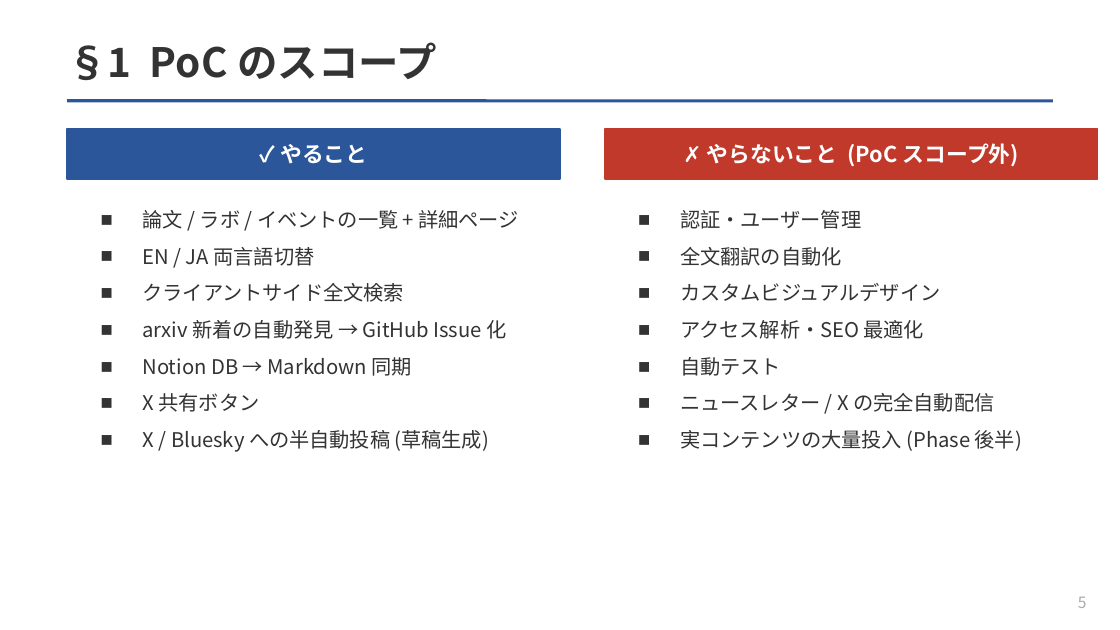
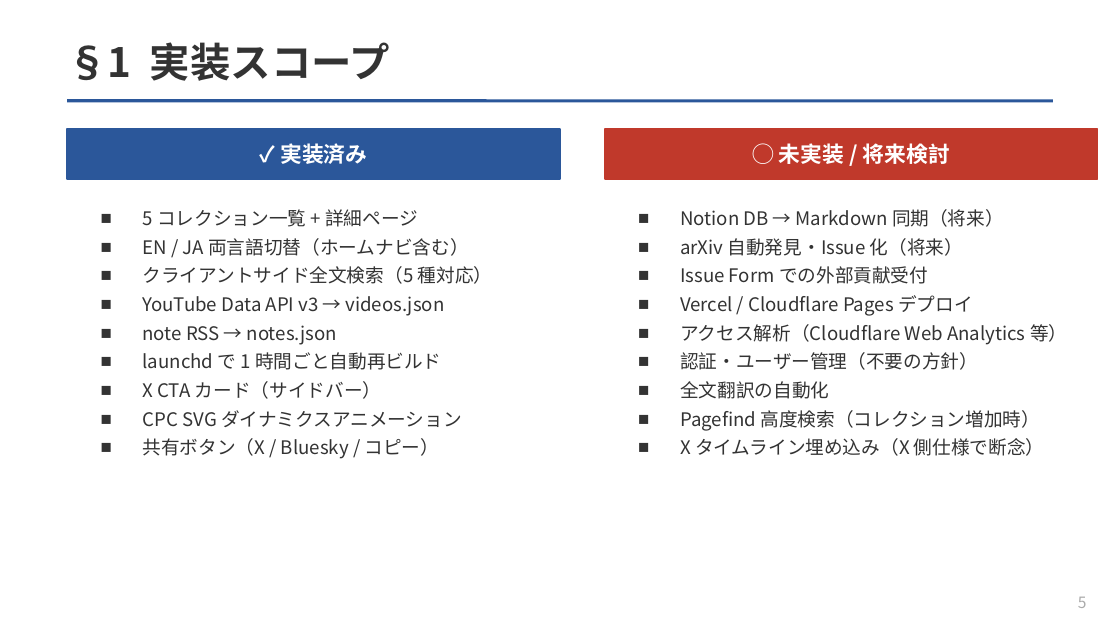
Before and after one commit to Taiyou/cpc-hub, a slide deck: slide 5 of slides/CPC-Hub-構成設計.pptx. Drawn at 1120x630 pixels with LibreOffice and Linux fonts; fonts in the diff are those of the drawing. Boxes give left, top, right and bottom in pixels: in the first picture for what was removed or moved away, otherwise in the second. Text is boxed around its words. In the diff, an @@ line names an element or a change of style, - is before the commit and + after.

```diff
--- a/slides/CPC-Hub-構成設計.pptx
+++ b/slides/CPC-Hub-構成設計.pptx
@@ text at <box>67,42,390,81</box>: text changed @@
-§1 PoC のスコープ
+§1 実装スコープ
@@ text at <box>280,143,367,164</box>: text changed @@
-✓ やること
+✓ 実装済み
@@ text at <box>779,143,950,164</box>: text changed @@
-✗ やらないこと (PoC スコープ外)
+◯ 未実装 / 将来検討
@@ text at <box>143,209,493,459</box>: text changed; size 13 to 12 pt @@
-■ 論文 / ラボ / イベントの一覧 + 詳細ページ
-■ EN / JA 両言語切替
-■ クライアントサイド全文検索
-■ arxiv 新着の自動発見 → GitHub Issue 化
-■ Notion DB → Markdown 同期
-■ X 共有ボタン
-■ X / Bluesky への半自動投稿 (草稿生成)
+■ 5 コレクション一覧 + 詳細ページ
+■ EN / JA 両言語切替（ホームナビ含む）
+■ クライアントサイド全文検索（5 種対応）
+■ YouTube Data API v3 → videos.json
+■ note RSS → notes.json
+■ launchd で 1 時間ごと自動再ビルド
+■ X CTA カード（サイドバー）
+■ CPC SVG ダイナミクスアニメーション
+■ 共有ボタン（X / Bluesky / コピー）
@@ text at <box>680,209,1067,370</box>: text changed; size 13 to 12 pt @@
-■ 認証・ユーザー管理
+■ Notion DB → Markdown 同期（将来）
+■ arXiv 自動発見・Issue 化（将来）
+■ Issue Form での外部貢献受付
+■ Vercel / Cloudflare Pages デプロイ
+■ アクセス解析（Cloudflare Web Analytics 等）
+■ 認証・ユーザー管理（不要の方針）
@@ text at <box>680,381,829,399</box>: size 13 to 12 pt in "全文翻訳の自動化"; less space between paragraphs @@
@@ text at <box>680,410,1045,456</box>: text changed; size 13 to 12 pt @@
-■ カスタムビジュアルデザイン
-■ アクセス解析・SEO 最適化
-■ 自動テスト
-■ ニュースレター / X の完全自動配信
-■ 実コンテンツの大量投入 (Phase 後半)
+■ Pagefind 高度検索（コレクション増加時）
+■ X タイムライン埋め込み（X 側仕様で断念）
```
Also in this commit, not shown: 12 other slides changed, 4 other files.
